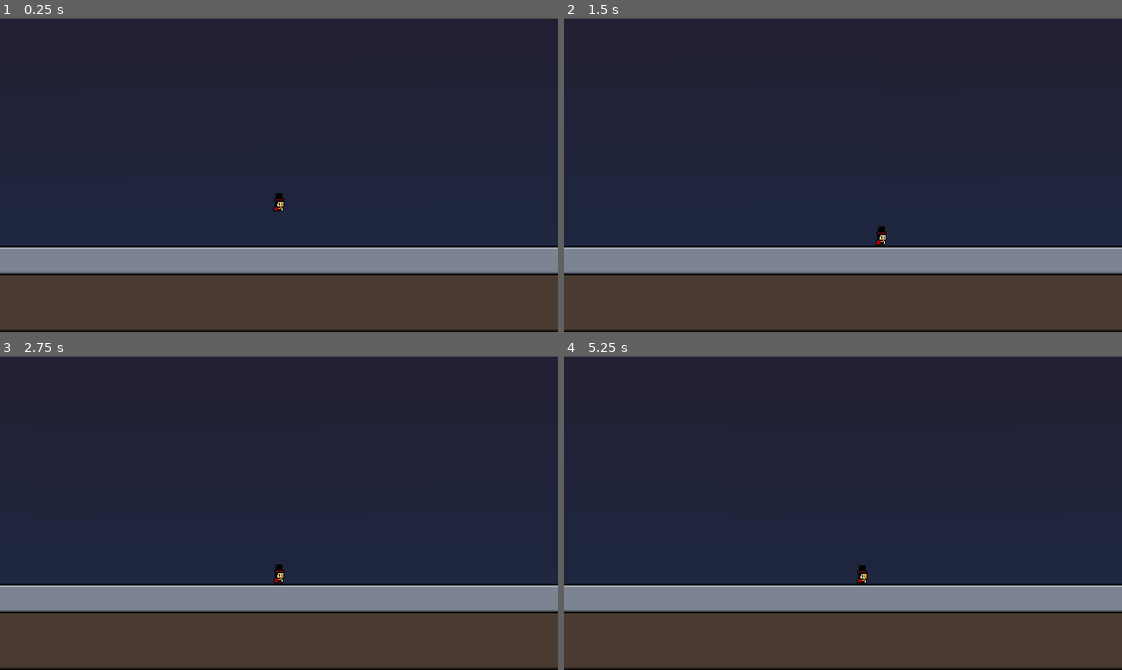
Above: before the commit, frames 1-4 (two rows, left to right).
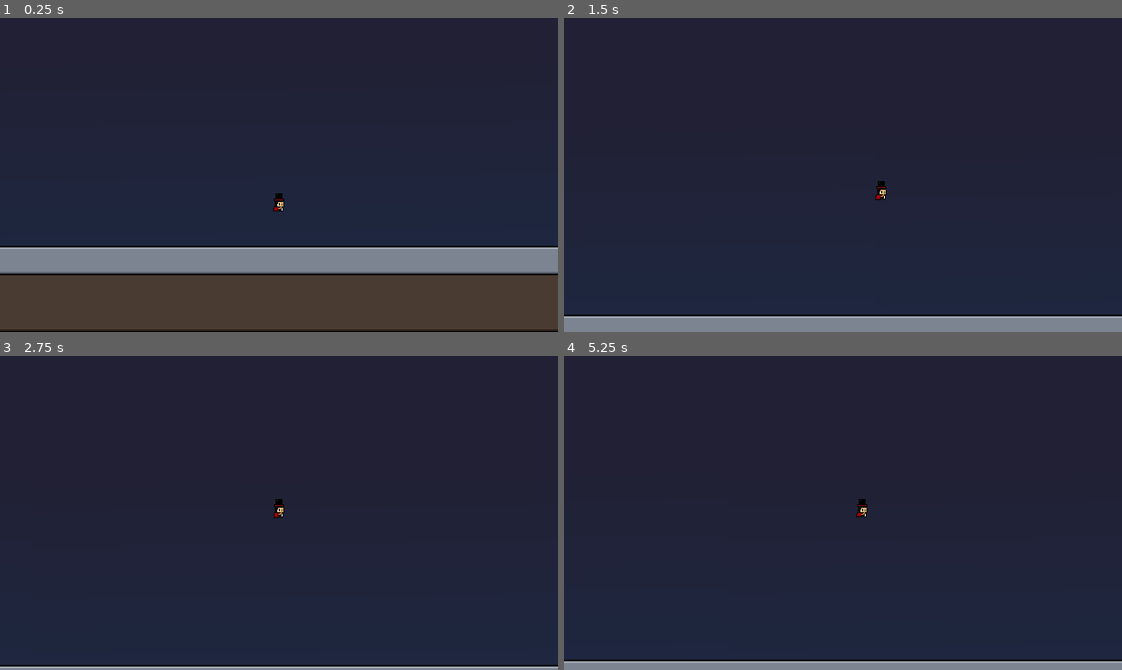
Above: after the commit, the same moments.

Repository: d3V-E/Ghost-Runner
Game: Godot game, scene res://scenes/main_game.tscn
The game is run twice, just before and just after one commit, with the same random seed, the same clock (stepped at 60 frames per second) and the same inputs.
Inputs (mouse positions are in pixels of both pictures, inside the frame that each line leads up to):
- Up to frame 1 (0.25 s): no input
- Up to frame 2 (1.5 s): tap Enter (ui_accept) at 0.5, 0.6, 0.77, 1.07 s; move the mouse to (965, 159) at 0.52 s; hold Right (ui_right) from 0.53 s (still down); click (965, 159) at 0.67 s; move the mouse to (731, 190) at 1.27 s; tap Q (dash) at 1.35 s
- Up to frame 3 (2.75 s): tap Enter (ui_accept) at 1.52, 1.55, 1.82, 2.3 s; move the mouse to (334, 443) at 2.02 s; release Right (ui_right) at 2.03 s; hold Left from 2.03 s (still down); tap Alt at 2.1 s
- Up to frame 4 (5.25 s): move the mouse to (815, 575) at 2.77 s; release Left at 2.78 s; hold Right (ui_right) 2.78-4.28 s; tap Shift at 2.85 s; click (815, 575) at 2.92 s; tap Enter (ui_accept) at 3.02, 3.05, 3.32, 3.6, 3.77, 4.07, 4.52, 4.55, 4.82 s; move the mouse to (1010, 560) at 3.52 s; move the mouse to (675, 465) at 4.27 s; hold Left 4.28-5.03 s; tap Q (dash) at 4.35 s; move the mouse to (870, 513) at 5.02 s; hold Right (ui_right) from 5.03 s (still down); tap Alt at 5.1 s; click (870, 513) at 5.17 s

The runs differ from the first frame. In frame 1, 0.3% of the frame differs, in the area x 0-100%, y 0-1%; in frame 2, 28%, in the area x 0-100%, y 0-100%; in frame 3, 28%; in frame 4, 28%.

Commit message:
Update 3

Diff:
--- a/scenes/main_game.tscn
+++ b/scenes/main_game.tscn
@@ -4,6 +4,7 @@
 [ext_resource type="Texture2D" uid="uid://c06ovuy6mhkin" path="res://assets/Tile1.png" id="1_s3esy"]
 [ext_resource type="Texture2D" uid="uid://bb8hxqnkp08d8" path="res://assets/Background.png" id="2_0rdsr"]
 [ext_resource type="Texture2D" uid="uid://uidwefvo8xfa" path="res://assets/Ground.png" id="3_ipu61"]
+[ext_resource type="Texture2D" uid="uid://dbgejvm07ta24" path="res://assets/Background Sky.png" id="3_ygxny"]
 [ext_resource type="Script" uid="uid://c2uop8yxdde1j" path="res://scripts/main_player.gd" id="4_ipu61"]
 
 [sub_resource type="RectangleShape2D" id="RectangleShape2D_r72bl"]
@@ -123,6 +124,10 @@
 z_index = -1
 texture = ExtResource("2_0rdsr")
 
+[node name="BackgroundSky" type="Sprite2D" parent="Visual Ground" unique_id=2146239580]
+position = Vector2(0, -360)
+texture = ExtResource("3_ygxny")
+
 [node name="Ground" type="Sprite2D" parent="Visual Ground" unique_id=1136126797]
 position = Vector2(0, 130)
 texture = ExtResource("3_ipu61")
--- a/scripts/main_game.gd
+++ b/scripts/main_game.gd
@@ -2,9 +2,10 @@
 
 @onready var player = $"Main Player"
 @onready var part = $"Visual Ground"
+@onready var background = $"Visual Ground/BackgroundSky"
 
 var partwidth = 640
-
+var partheight = 360
 
 
 func _ready():
@@ -13,6 +14,8 @@
 func _process(_delta):
 	if player.global_position.x > part.global_position.x:
 		duplicatepart()
+	if player.global_position.y > background.global_position.y:
+		duplicatebackground()
 
 func duplicatepart():
 	var clone = part.duplicate()
@@ -21,7 +24,15 @@
 	add_child(clone)
 	part = clone
 
+func duplicatebackground():
+	var cloneb = background.duplicate()
+	cloneb.global_position.x = background.global_position.x
+	cloneb.global_position.y = background.global_position.y - partheight
+	cloneb.z_index = -1
+	add_child(cloneb)
+	background = cloneb
 
 
 func _on_test_timeout():
 	print(player.global_position.x)
+	print(player.global_position.y)
--- a/scripts/main_player.gd
+++ b/scripts/main_player.gd
@@ -6,7 +6,8 @@
 var dash = false
 var dashspeed = 600
 var speedcheck = 300
-
+var maxjump = 3
+var jump = 0
 
 @onready var animatedsprite: AnimatedSprite2D = $"Player Animation"
 
@@ -14,8 +15,12 @@
 	if not is_on_floor():
 		velocity += get_gravity() * delta
 
-	if Input.is_action_just_pressed("ui_accept") and is_on_floor():
+	if is_on_floor():
+		jump = 0
+
+	if Input.is_action_just_pressed("ui_accept") and maxjump > jump:
 		velocity.y = JUMP_VELOCITY
+		jump += 1
 
 	if Input.is_action_just_pressed("dash"):
 		dashactivate()
Binary file added: assets/Background Sky.png
Not shown, added: assets/Background Sky.png.import
